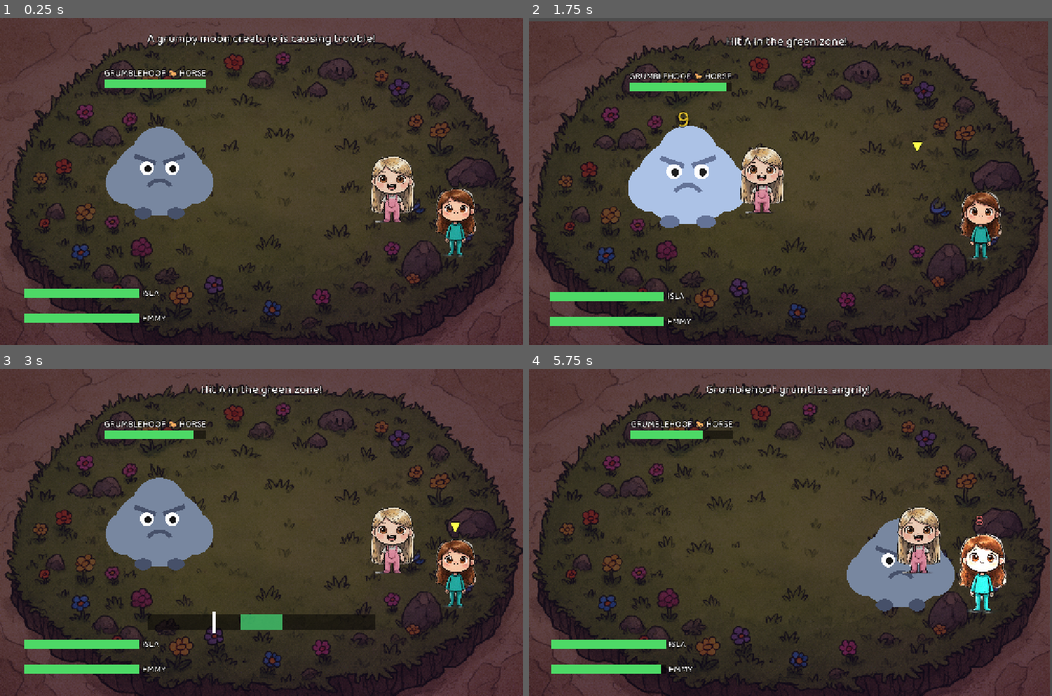
Above: before the commit, frames 1-4 (two rows, left to right).
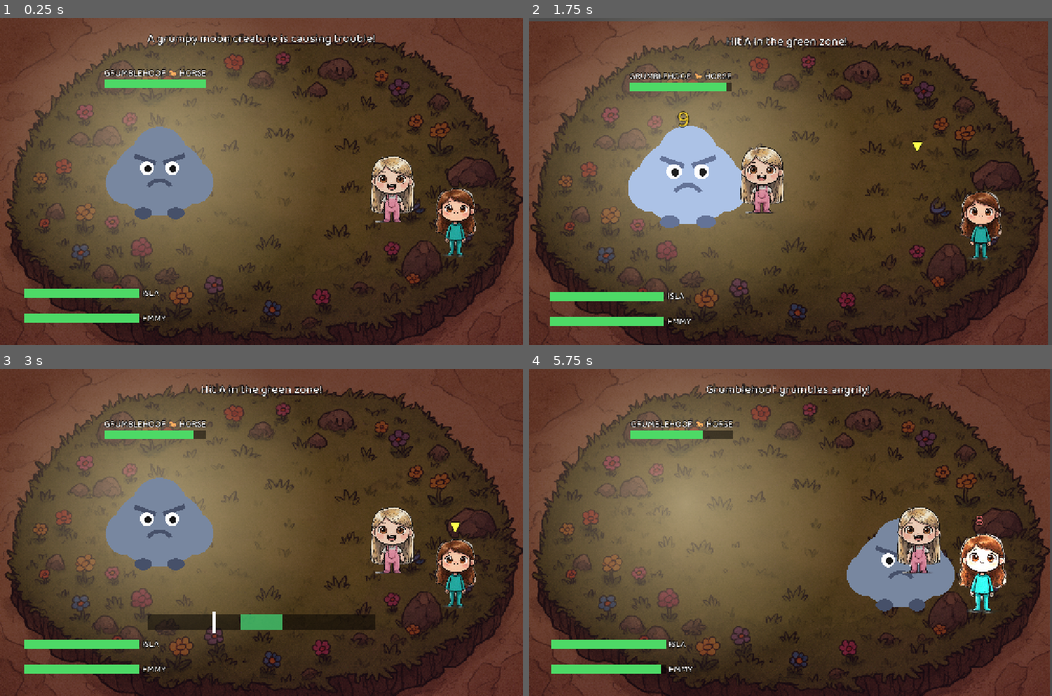
Above: after the commit, the same moments.

Repository: andyfreed/isla-emmy-deck
Game: Godot game, scene res://battle.tscn
Same seed, same stepped clock (60 frames per second), same inputs: the game is played once before the commit and once after it. This scene is started directly instead of the project's main scene.
Inputs (mouse positions are in pixels of both pictures, inside the frame that each line leads up to):
- Up to frame 1 (0.25 s): no input
- Up to frame 2 (1.75 s): tap Enter (ui_accept) at 0.5, 0.77, 1.25 s; move the mouse to (905, 165) at 0.52 s; hold Right (ui_right) 0.53-1.25 s; click (905, 165) at 0.67 s; drag from (685, 197) to (764, 246) at 1.27 s
- Up to frame 3 (3 s): move the mouse to (313, 460) at 2.02 s; hold Right (ui_right) 2.03-2.75 s; drag from (235, 597) to (104, 483) at 2.77 s
- Up to frame 4 (5.75 s): tap A at 3.5, 4.25 s; move the mouse to (947, 581) at 3.52 s; hold Left (ui_left) 3.53-4.25 s; tap Enter (ui_accept) at 3.77, 5 s; drag from (633, 483) to (712, 450) at 4.27 s; move the mouse to (816, 532) at 5.02 s; hold Down (ui_down) from 5.03 s (still down); click (816, 532) at 5.17 s

The runs differ from the first frame. In frame 1, 33% of the frame differs, in the area x 2-91%, y 0-91%; in frame 2, 31%; in frame 3, 32%; in frame 4, 37%, in the area x 2-90%, y 0-91%.

Commit message:
Battle backdrop: warm dusk tint + moon-glow halo behind creature (pastel-blue enemies pop)
Co-Authored-By: Claude Opus 4.8 <noreply@anthropic.com>
Claude-Session: https://claude.ai/code/session_01UXQDKUbPicwSfpzXbyxALt

Diff:
--- a/scripts/battle.gd
+++ b/scripts/battle.gd
@@ -48,12 +48,29 @@
 	var bg := Sprite2D.new()
 	bg.texture = load("res://assets/island_bg.png")
 	bg.position = SCREEN * 0.5
-	bg.modulate = Color(0.55, 0.5, 0.68)
+	bg.modulate = Color(0.62, 0.5, 0.52)          # warm dusk (pastel-blue creatures pop)
 	ui.add_child(bg)
 	var tint := ColorRect.new()
-	tint.color = Color(0.14, 0.09, 0.24, 0.35)
+	tint.color = Color(0.2, 0.09, 0.16, 0.38)     # warm plum, not blue
 	tint.size = SCREEN
 	ui.add_child(tint)
+
+	# moon-glow halo behind the creature — guarantees contrast for any coat color
+	var glow_grad := Gradient.new()
+	glow_grad.colors = PackedColorArray([Color(1.0, 0.95, 0.78, 0.5), Color(1.0, 0.95, 0.78, 0.0)])
+	glow_grad.offsets = PackedFloat32Array([0.0, 1.0])
+	var glow_tex := GradientTexture2D.new()
+	glow_tex.width = 512
+	glow_tex.height = 512
+	glow_tex.fill = GradientTexture2D.FILL_RADIAL
+	glow_tex.fill_from = Vector2(0.5, 0.5)
+	glow_tex.fill_to = Vector2(0.98, 0.5)
+	glow_tex.gradient = glow_grad
+	var glow := Sprite2D.new()
+	glow.texture = glow_tex
+	glow.position = Vector2(390, 330)
+	glow.scale = Vector2(1.7, 1.7)
+	ui.add_child(glow)
 
 	msg = _label("A grumpy moon creature is causing trouble!", 30, Vector2(0, 26), true)
 	ui.add_child(msg)
